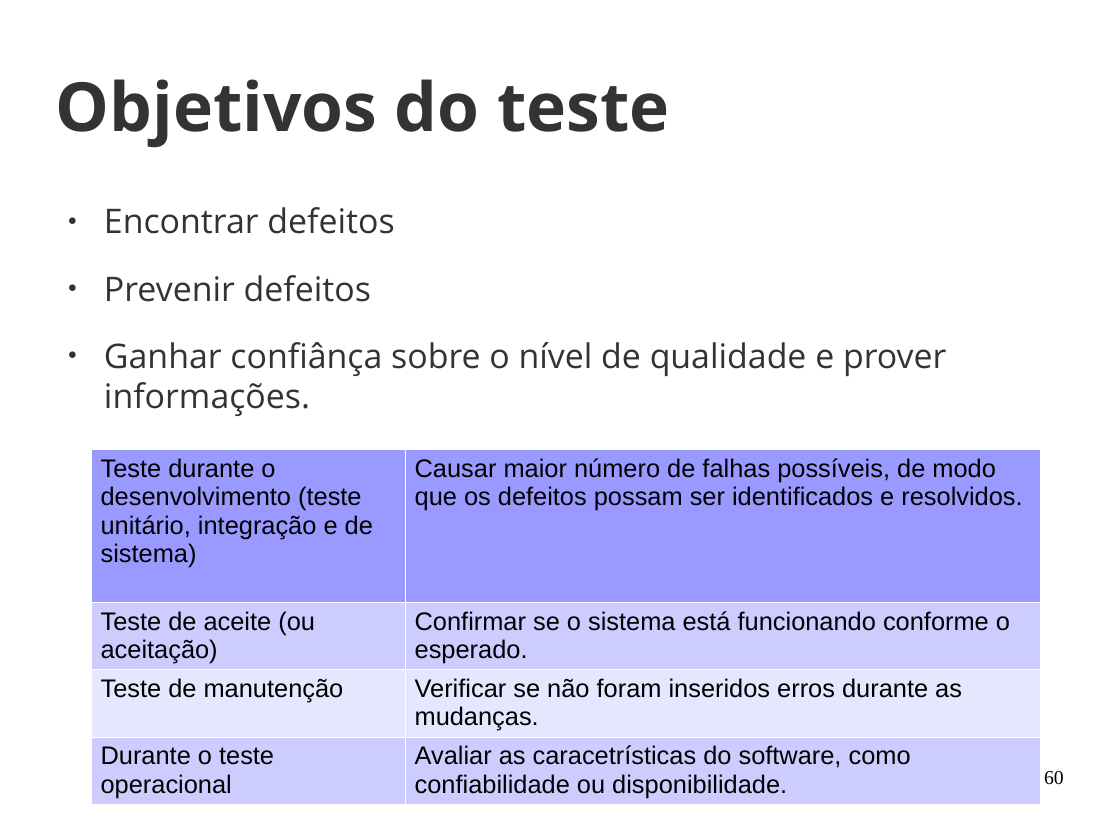
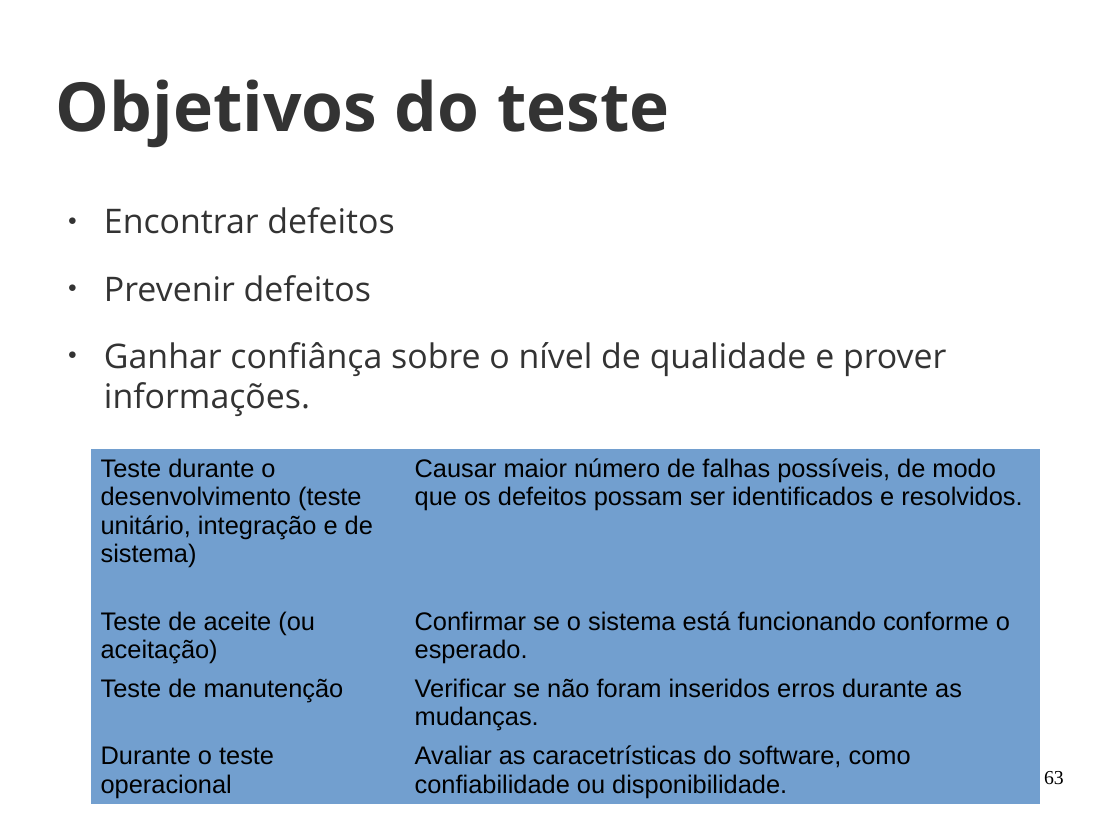
Before and after one commit to joaohelio/eng_de_software, a slide deck: slide 63 of Aulas/20170429/aula_2.odp (slide 60 before the commit). Drawn at 1120x840 pixels with LibreOffice and Linux fonts; fonts in the diff are those of the drawing; background and template pictures are left out. Boxes give left, top, right and bottom in pixels: in the first picture for what was removed or moved away, otherwise in the second. Text is boxed around its words. In the diff, an @@ line names an element or a change of style, - is before the commit and + after.

```diff
--- a/Aulas/20170429/aula_2.odp
+++ b/Aulas/20170429/aula_2.odp
@@ table at (90, 449, 1040, 804) @@
@@ fill #9999FF to #729FCF in row 1 @@
@@ fill #CCCCFF to #729FCF in 4 cells @@
@@ fill #E6E6FF to #729FCF in row 3 @@
@@ borders changed @@
@@ page number at (1044, 771, 1064, 785): text changed @@
-60
+63
```
Also in this commit, not shown: 14 other slides changed, 8 slides added.
